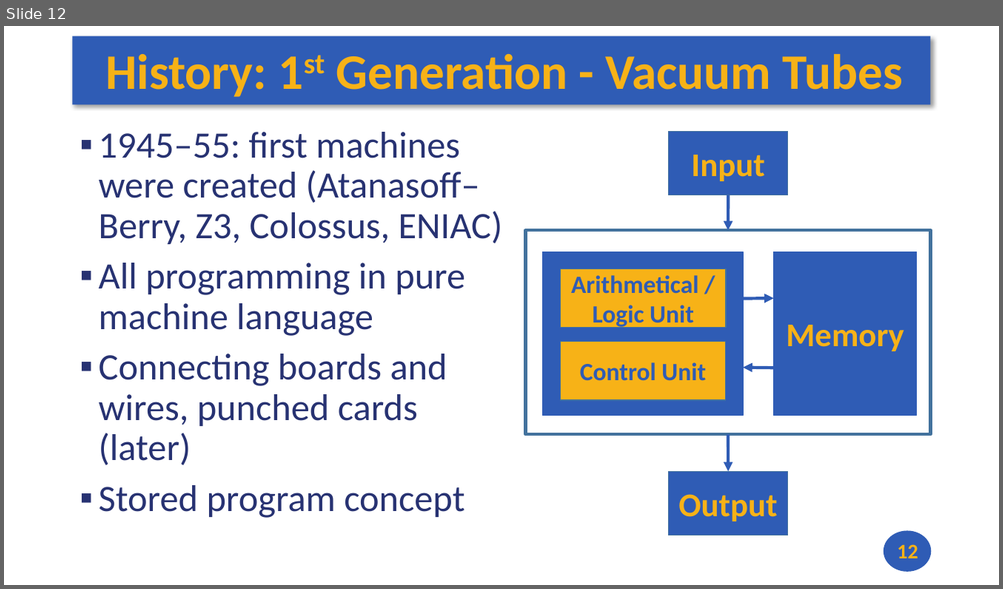
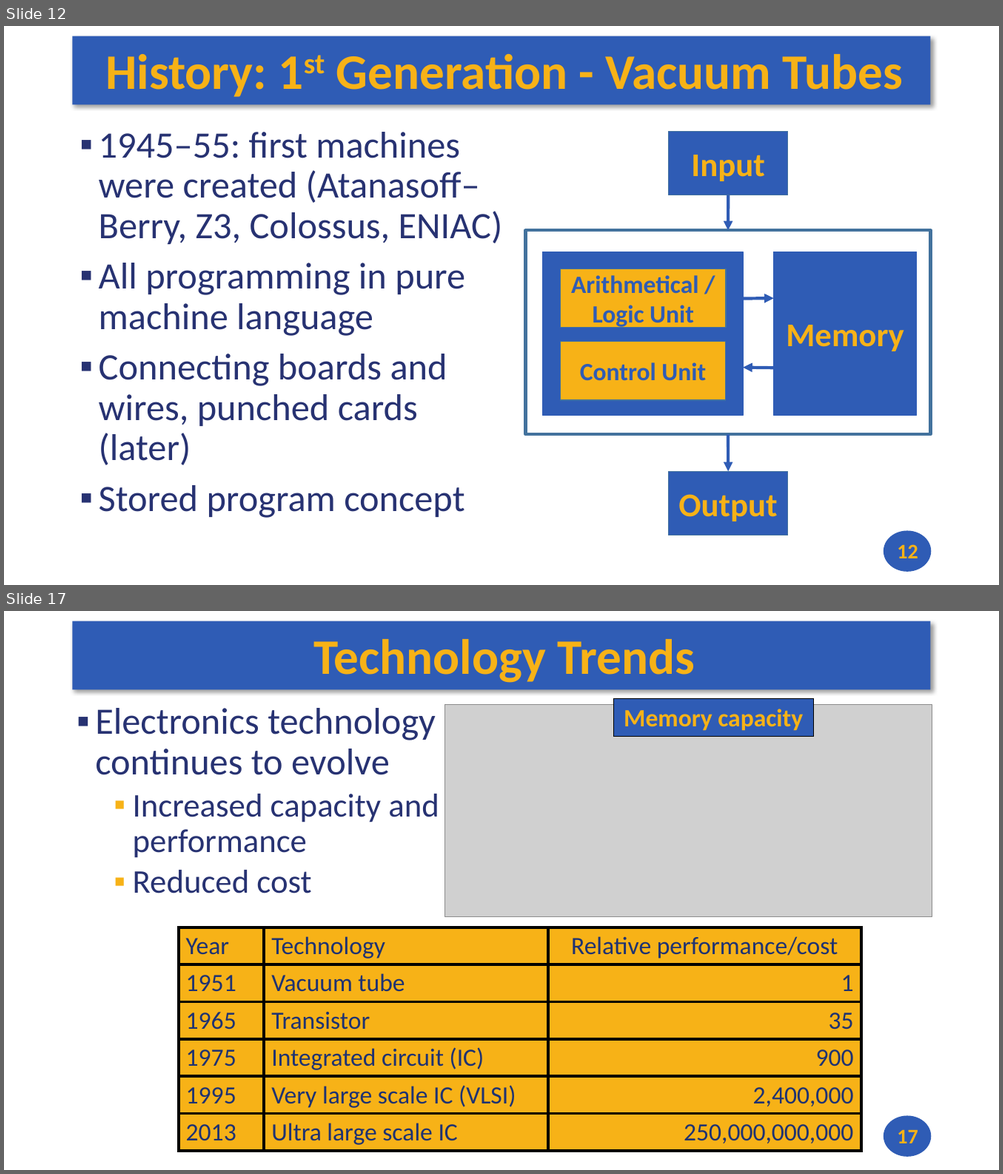
Before and after one commit to andrewt0301/hse-acos-course, a slide deck: docs/part1ca/01_Introduction/CA_Lecture_01.pptx. Shown one above the other, each under a label of ours: slide 12 before the commit, slides 12 and 17 after it; the slides between them are not shown. The pictures are 1003x589 and 1003x1174 pixels, drawn with LibreOffice and Linux fonts; fonts in the diff are those of the drawing; grey boxes stand for pictures. Boxes give left, top, right and bottom in pixels: in the first picture for what was removed or moved away, otherwise in the second. Text is boxed around its words. In the diff, an @@ line names an element or a change of style, - is before the commit and + after.

```diff
--- a/docs/part1ca/01_Introduction/CA_Lecture_01.pptx
+++ b/docs/part1ca/01_Introduction/CA_Lecture_01.pptx
@@ slide 17 added at bbox=[4, 611, 999, 1170], background #FFFFFF; not listed: 2 template elements that a slide beside it also shows @@
@@ title added at bbox=[313, 639, 694, 683], 48 pt, text #F7B217, bold @@
+Technology Trends
@@ rectangle added at bbox=[614, 699, 814, 736], fill #2F5CB5, outline #000000 0.75 pt, 24 pt, text #F7B217, bold @@
+Memory capacity
@@ text added at bbox=[95, 708, 439, 894], 32 pt, text #273272 @@
+▪ Electronics technology continues to evolve
+  ▪ Increased capacity and performance
+  ▪ Reduced cost
@@ picture added at bbox=[445, 704, 931, 917] @@
@@ table added at bbox=[179, 927, 861, 1151], 6 rows, 3 columns @@
+Year | Technology | Relative performance/cost
+1951 | Vacuum tube | 1
+1965 | Transistor | 35
+1975 | Integrated circuit (IC) | 900
+1995 | Very large scale IC (VLSI) | 2,400,000
+2013 | Ultra large scale IC | 250,000,000,000
@@ page number added at bbox=[896, 1130, 917, 1144], 20 pt, text #F7B217, bold @@
+17
```
Also in this commit, not shown: 6 slides changed, 3 other slides added, 2 slides removed, 4 other files.
